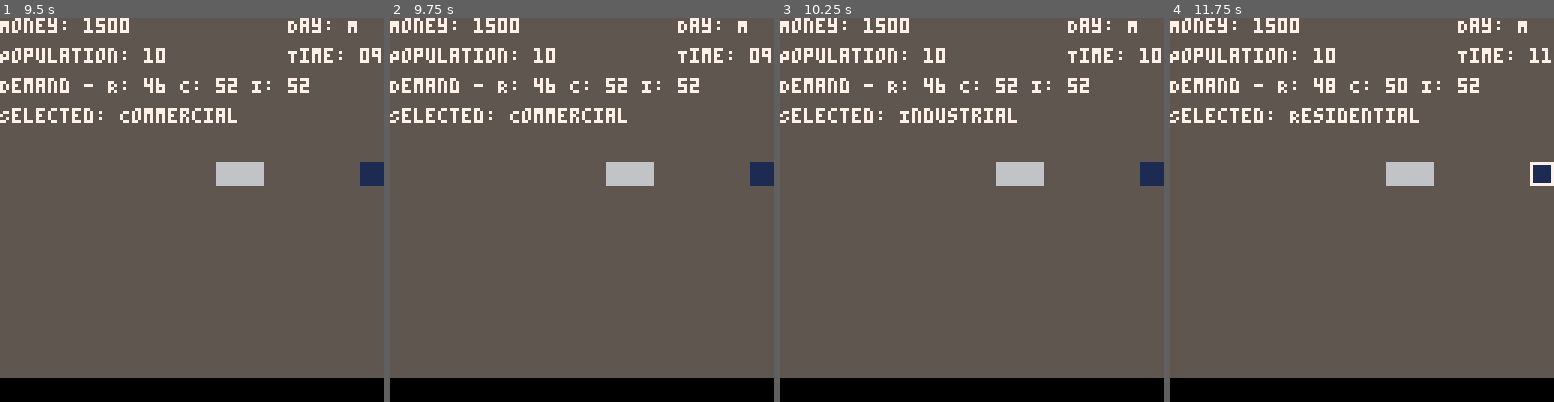
Above: before the commit, frames 1-4 (left to right).
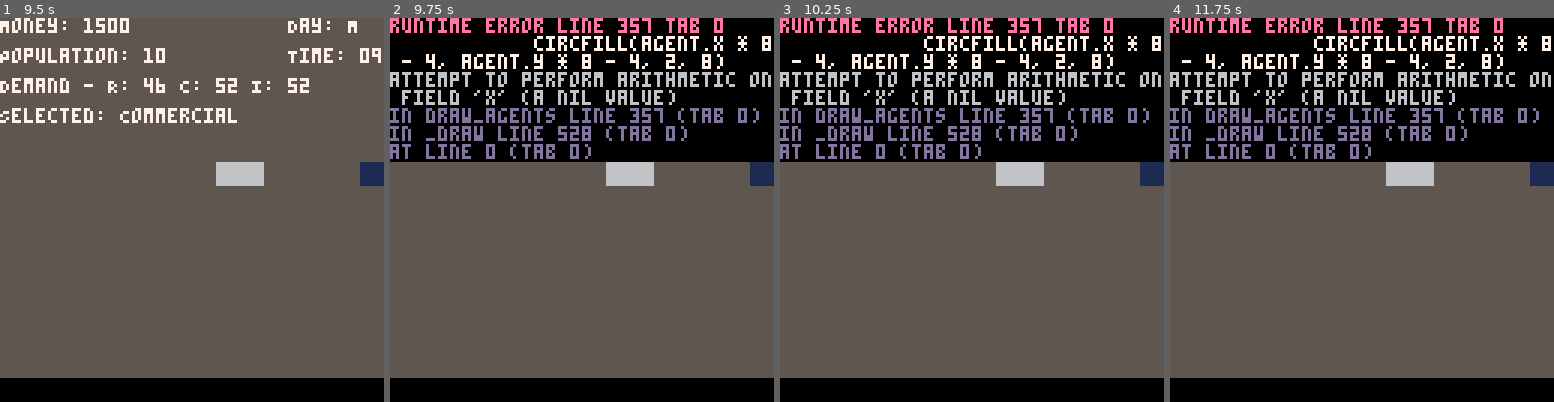
Above: after the commit, the same moments.

Repository: drachis/pico-8-explorations
Game: PICO-8 cartridge city-sim/simcity.p8
Same seed, same stepped clock (60 frames per second), same inputs: the game is played once before the commit and once after it.
Inputs:
- Up to frame 1 (9.5 s): tap X (X key) at 0.33, 0.7, 1.43, 2.58, 3.1, 3.62, 4.13, 4.65, 5.17, 5.68, 6.2, 6.72, 7.23, 7.75, 8.27, 8.78, 9.3 s; tap O (Z key) at 1.07, 1.8, 2.43, 3.07, 3.7, 4.33, 4.97, 5.6, 6.23, 6.87, 7.5, 8.13, 8.77, 9.4 s; hold Right 2.33-3.33 s; hold Right 3.38-4.22 s; hold Up 4.27-4.67 s; hold Right 4.72-5.72 s; hold Down 5.77-6.1 s; hold Left 6.15-6.98 s; hold Right 7.03-8.03 s; hold Right 8.08-8.92 s; hold Up 8.97-9.37 s; hold Right from 9.42 s (still down)
- Up to frame 2 (9.75 s): keep holding Right
- Up to frame 3 (10.25 s): keep holding Right; tap X (X key) at 9.82 s; tap O (Z key) at 10.03 s
- Up to frame 4 (11.75 s): tap X (X key) at 10.33, 10.85, 11.37 s; release Right at 10.42 s; hold Down 10.47-10.8 s; tap O (Z key) at 10.67, 11.3 s; hold Left 10.85-11.68 s

Frame 1 is identical in both runs. In frame 2, 37% of the frame differs, in the area x 0-100%, y 0-38%; in frame 3, 37%; in frame 4, 37%, in the area x 0-100%, y 0-44%.
Error after the commit: runtime error line 357 tab 0; circfill(agent.x * 8 - 4, agent.y * 8 - 4, 2, 8); attempt to perform arithmetic on field 'x' (a nil value)

Commit message:
Setup "Continue" to work through bugs from Clause/Gpt4o
Able to describe the get adjusted functionality.

Diff:
--- a/city-sim/agents.lua
+++ b/city-sim/agents.lua
@@ -23,13 +23,30 @@
 end
 
 function move_along_path(agent)
-    if agent.path and #agent.path > 0 then
-        local next_step = agent.path[#agent.path] -- Get the last element (next step)
-        agent.x = next_step.x
-        agent.y = next_step.y
-        del(agent.path, next_step) -- Remove the last element
+    if not agent.path or #agent.path == 0 then return end -- No path or empty path, do nothing
+
+    local current_position = {x = agent.x, y = agent.y} -- Store the current position
+    for direction = 1, 2 do -- Loop twice: once forward and once backward
+        for i, pos in ipairs(agent.path) do
+            if direction == 1 then -- Forward movement (start-to-target)
+                if current_position.x ~= pos[1] or current_position.y ~= pos[2] then
+                    -- Move to the next position in the path
+                    agent.x = pos[1]
+                    agent.y = pos[2]
+                    break
+                end
+            else -- Backward movement (target-to-start)
+                if current_position.x ~= pos[1] or current_position.y ~= pos[2] then
+                    -- Move to the previous position in the path (by reversing the loop)
+                    agent.x = pos[1]
+                    agent.y = pos[2]
+                    break
+                end
+            end
+        end
     end
 end
+
 
 function update_agents()
     spawn_timer += 1
